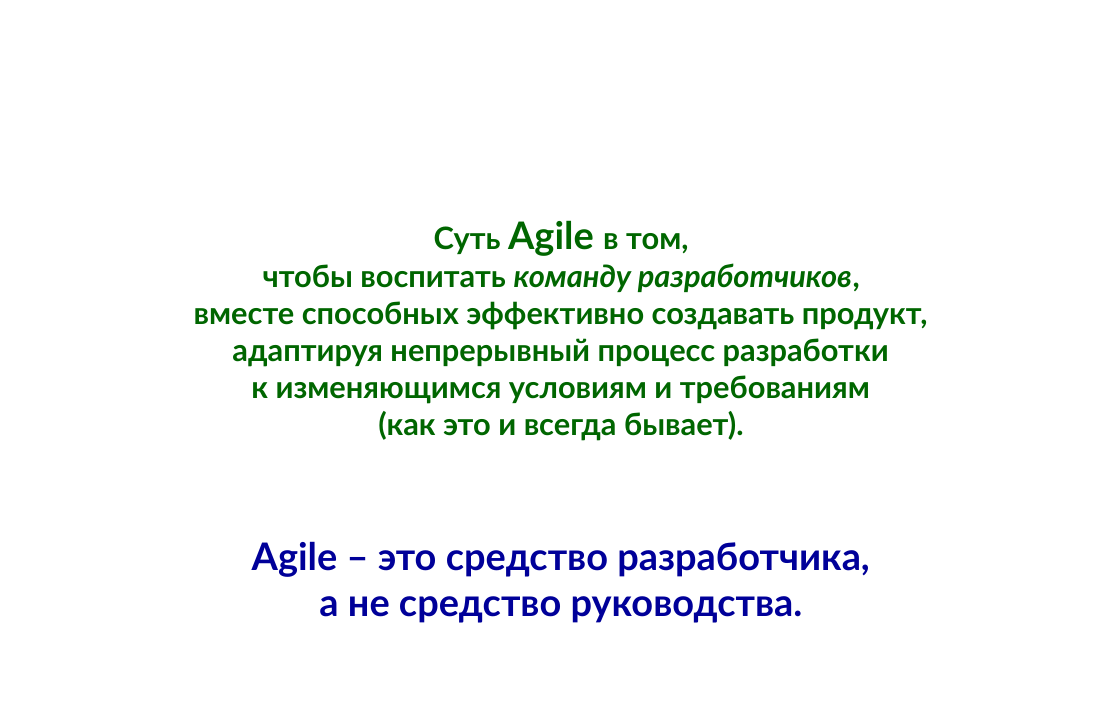
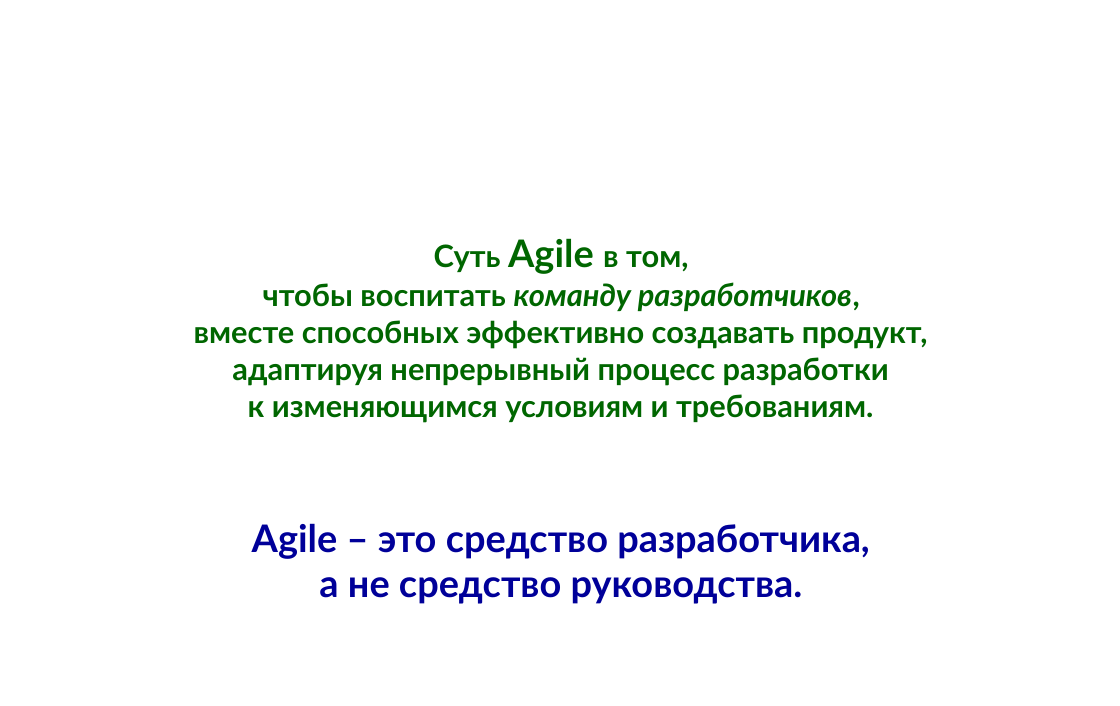
Before and after one commit to mike-shock/Programmers_Club-Caiman, a slide deck: slide 26 of drafts/Software_Craft.odp. Drawn at 1120x706 pixels with LibreOffice and Linux fonts; fonts in the diff are those of the drawing; background and template pictures are left out. Boxes give left, top, right and bottom in pixels: in the first picture for what was removed or moved away, otherwise in the second. Text is boxed around its words. In the diff, an @@ line names an element or a change of style, - is before the commit and + after.

```diff
--- a/drafts/Software_Craft.odp
+++ b/drafts/Software_Craft.odp
@@ text "Суть Agile в том,": place and size @@
-text "Суть Agile в том," at <box>194,220,928,623</box>
+text "Суть Agile в том," at <box>194,238,928,604</box>
@@ text at <box>248,394,873,423</box>: text changed @@
-к изменяющимся условиям и требованиям
-(как это и всегда бывает).
+к изменяющимся условиям и требованиям.
```
Also in this commit, not shown: 8 other slides changed, 3 slides added, 1 other file.
